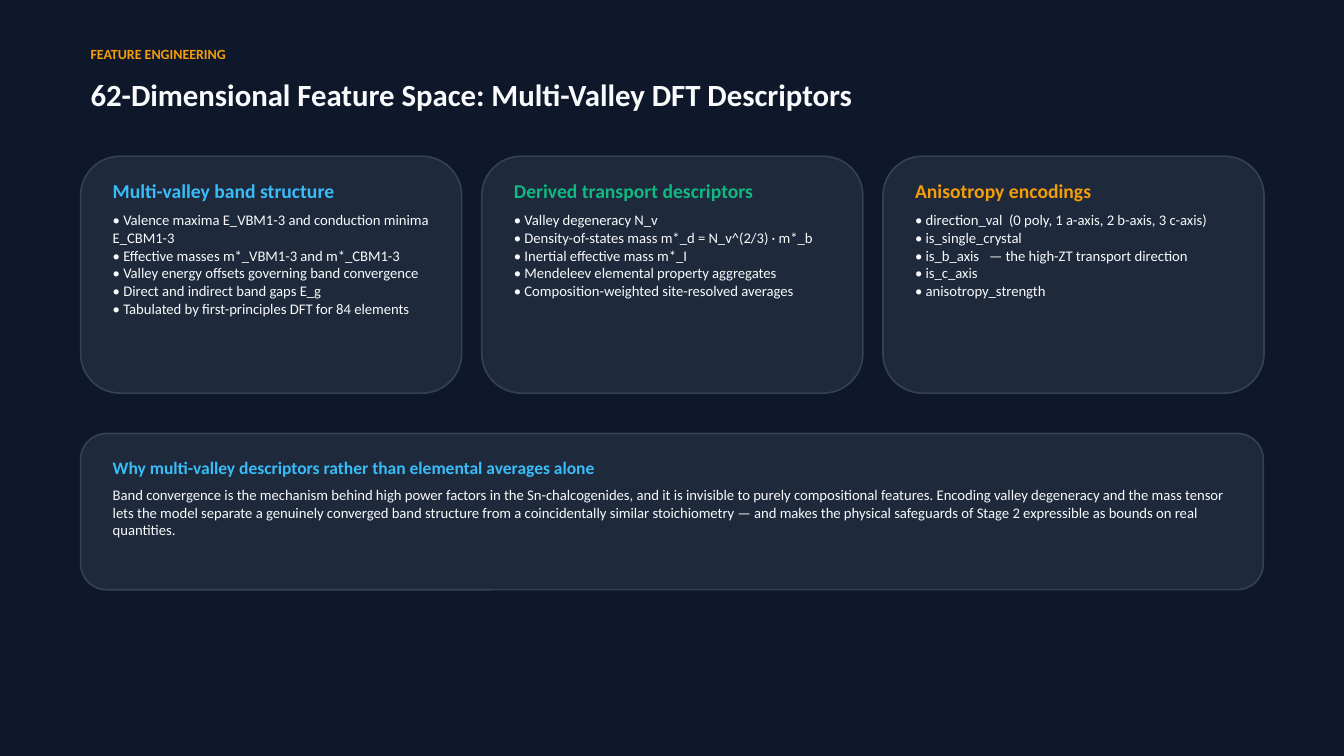
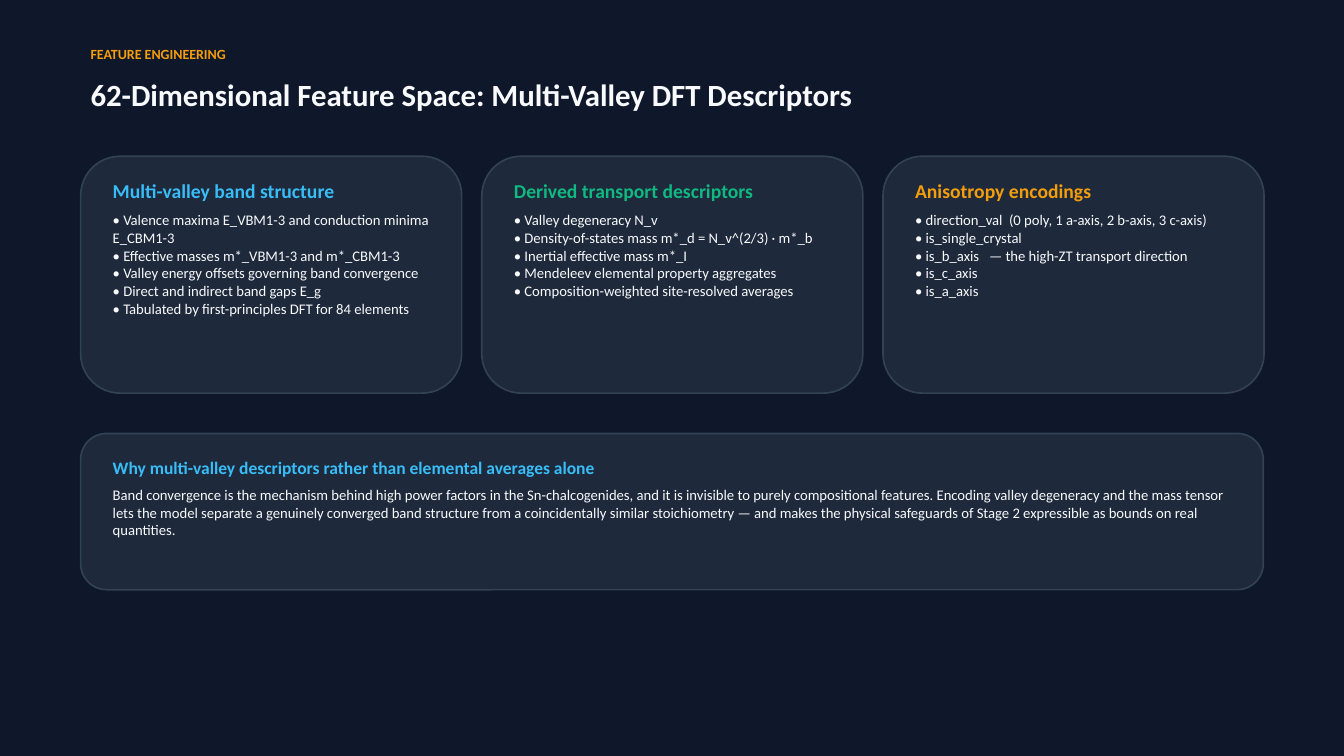
Before and after one commit to NischalRaj16/thermoelectric-discovery-engine, a slide deck: slide 7 of Thermoelectric_Discovery_Engine_Presentation.pptx. Drawn at 1344x756 pixels with LibreOffice and Linux fonts; fonts in the diff are those of the drawing. Boxes give left, top, right and bottom in pixels: in the first picture for what was removed or moved away, otherwise in the second. Text is boxed around its words. In the diff, an @@ line names an element or a change of style, - is before the commit and + after.

```diff
--- a/Thermoelectric_Discovery_Engine_Presentation.pptx
+++ b/Thermoelectric_Discovery_Engine_Presentation.pptx
@@ text at bbox=[926, 214, 1207, 298]: text changed @@
-• direction_val (0 poly, 1 a-axis, 2 b-axis, 3 c-axis)
-• is_single_crystal
-• is_b_axis — the high-ZT transport direction
-• is_c_axis
-• anisotropy_strength
+• direction_val (0 poly, 1 a-axis, 2 b-axis, 3 c-axis)
+• is_single_crystal
+• is_b_axis — the high-ZT transport direction
+• is_c_axis
+• is_a_axis
```
Also in this commit, not shown: 3 other slides changed, 7 other files.
